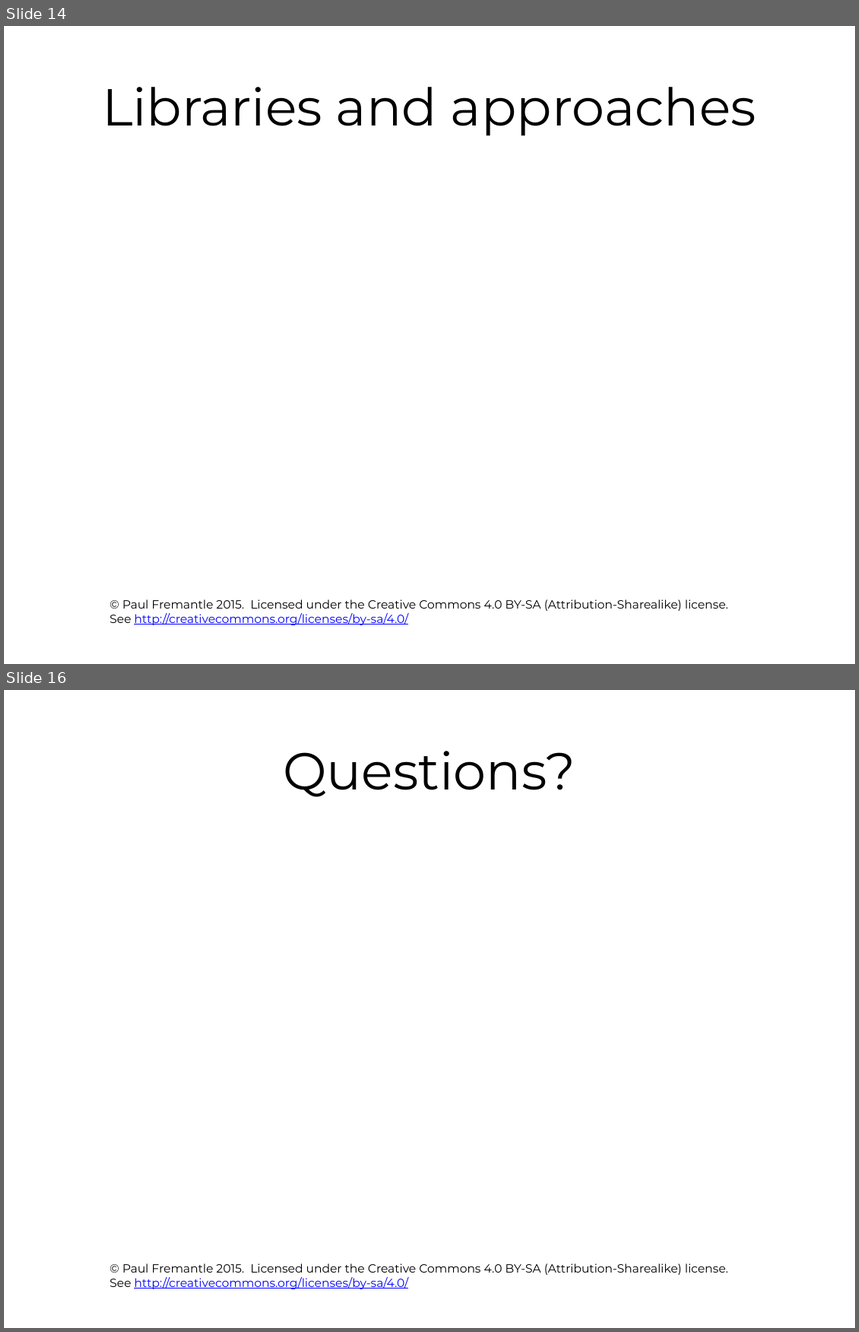
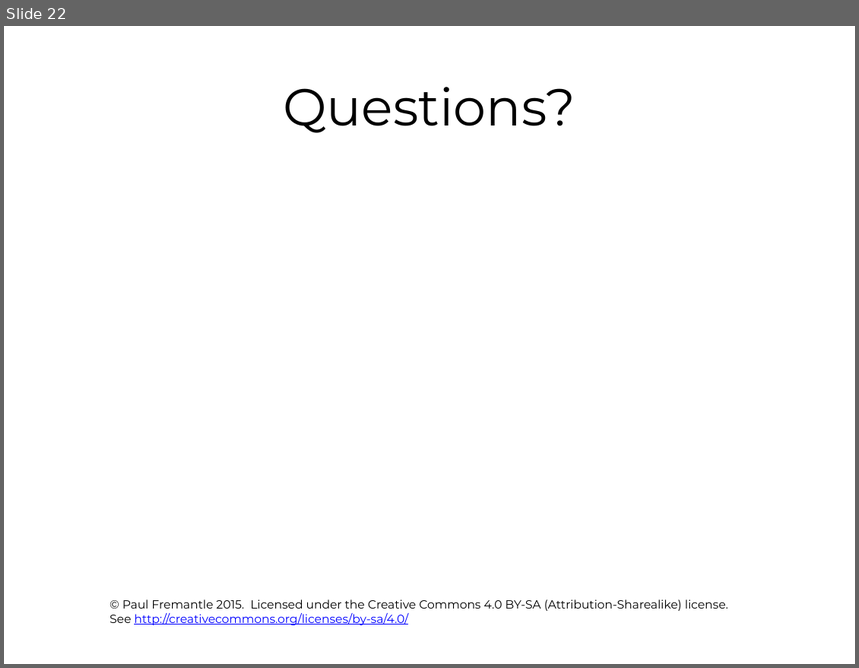
Before and after one commit to pzfreo/ox-clo, a slide deck: pres-source/12-big-data-recap.pptx. Shown one above the other, each under a label of ours: slides 14 and 16 before the commit, slide 22 after it; the slides between them are not shown. The pictures are 859x1332 and 859x668 pixels, drawn with LibreOffice and Linux fonts; fonts in the diff are those of the drawing; background and template pictures are left out. Boxes give left, top, right and bottom in pixels: in the first picture for what was removed or moved away, otherwise in the second. Text is boxed around its words. In the diff, an @@ line names an element or a change of style, - is before the commit and + after.

```diff
--- a/pres-source/12-big-data-recap.pptx
+++ b/pres-source/12-big-data-recap.pptx
@@ slide 14 removed at (4,26,855,664), background #FFFFFF; not listed: 1 template element that a slide beside it also shows @@
@@ title removed at (102,87,756,136) @@
-Libraries and approaches
@@ what was slide 16 is now slide 22 @@
```
Also in this commit, not shown: 7 slides changed, 14 slides added, 7 other slides removed.
